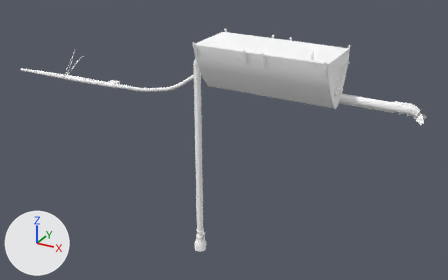
Before and after pictures for a commit that changed the Blender file AirCrane/Models/Water-System/water-system.blend.
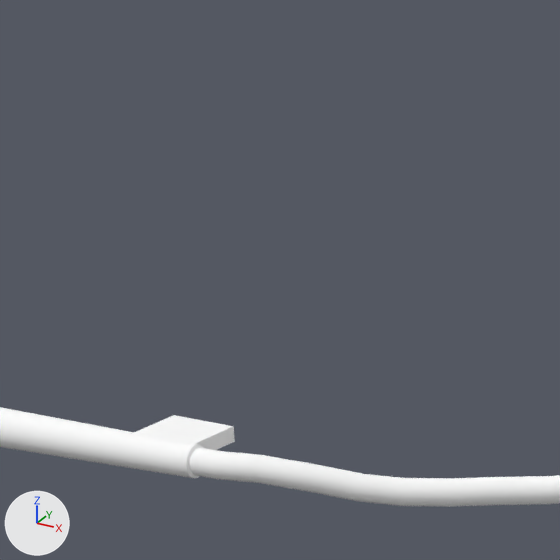
Each version appears first whole from a camera (50 mm lens) standing at (5.76, -17.78, 4.13) and looking at (-4.16, 0.25, -4.88), and next in a close-up on the part from 20% to 36% of the width and 9% to 35% of the height. Lighting does not change. The marker at lower left points along +X, +Y and +Z.

The first close-up shows 'watercannon', 'watercannonframe', 'watercannonhose'.
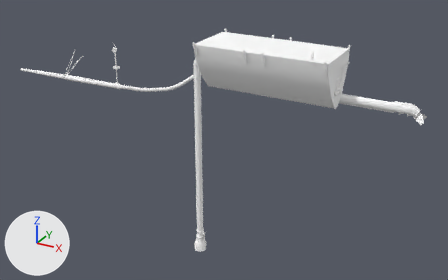
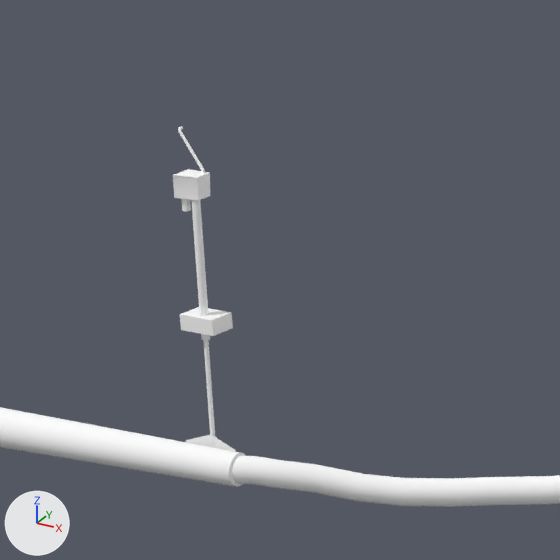
Commit message: More water delivery system control panel features, model watercannon hydraulics.

Where the change shows, as pixel boxes (x1, y1, x2, y2) in the close-ups (560 x 560 px; the box of a moved part takes in the faces that stretch with it):
'watercannonhose', reshaped
    before: (186, 444, 560, 507)
    after: (229, 453, 560, 507)
'watercannon', reshaped
    before: (0, 407, 197, 478)
    after: (0, 407, 243, 487)
'watercannonframe', reshaped
    before: (134, 415, 235, 450)
    after: (180, 199, 233, 340)
'controlboxcannon', added
    after: (173, 169, 211, 201)
'watercannonhydrolic', added
    after: (203, 340, 217, 444)
'cablesfss', reshaped (not visible before)
    after: (178, 126, 205, 173)
part 2 of me_watercannonframe, added
    after: (191, 200, 210, 340)
part 3 of me_watercannonframe, added
    after: (181, 199, 191, 211)
part 4 of me_watercannonframe, deleted
    before: (134, 415, 235, 450)
part 5 of me_watercannonframe, added
    after: (180, 307, 233, 336)
part 6 of me_watercannonhose, moved or reshaped
    before: (256, 455, 314, 492)
    after: (277, 460, 314, 492)
part 7 of me_watercannonhose, moved or reshaped
    before: (190, 448, 260, 483)
    after: (232, 456, 281, 488)
part 8 of me_watercannonhose, moved or reshaped
    before: (186, 444, 204, 478)
    after: (229, 453, 246, 487)

Edits to the bpy script that builds the scene:
```text
Change me_watercannon:
    used by ob_watercannon; location = (-10.706, -1.333, -2.98); rotation_euler = (1.571, 0.0, 0.0), in degrees (90, 0, 0)
    remove me_watercannon.from_pydata(...)  # 289 vertices, 288 faces; spans x -1.47..2.97, y -0.09..0.11, z -0.16..0.08
    add me_watercannon.from_pydata(...)  # 294 vertices, 289 faces; spans x -1.47..3.22, y -0.09..0.13, z -0.16..0.08
    me_watercannon part 1: 68 vertices moved from x 1.29..2.97, y -0.09..0.1, z -0.16..0.0 to x 1.54..3.22, y -0.09..0.1, z -0.16..0.0; 5 vertices added at x 2.86..3.15, y 0.0..0.13, z -0.15..-0.14
Change me_watercannonframe:
    used by ob_watercannonframe; location = (-9.855, -1.184, -2.725); rotation_euler = (1.571, 0.0, 0.0), in degrees (90, 0, 0)
    remove me_watercannonframe.from_pydata(...)  # 478 vertices, 446 faces; spans x -0.21..2.01, y -0.28..0.63, z -0.56..0.24
    add me_watercannonframe.from_pydata(...)  # 602 vertices, 511 faces; spans x -0.21..2.25, y -0.28..1.02, z -0.56..0.24
    me_watercannonframe part 2: a new loose piece, a 32-sided cylinder along y spanning x 2.136..2.177, y 0.335..1.009, z -0.032..0.009, in mat_defaultwhite (its picture is missing)
    me_watercannonframe part 3: a new loose piece, a 32-sided cylinder along y spanning x 2.079..2.119, y 0.939..1.016, z -0.032..0.009, in mat_defaultwhite (its picture is missing)
    me_watercannonframe part 4: the loose piece of 12 vertices spanning x 1.66..2.01, y -0.28..-0.21, z -0.35..0.01 is deleted
    me_watercannonframe part 5: 8 vertices added at x 2.06..2.25, y 0.38..0.45, z -0.1..0.04
Change me_watercannonhose:
    used by ob_watercannonhose; location = (-6.03, -0.406, -2.772); rotation_euler = (1.571, 0.0, 0.0), in degrees (90, 0, 0)
    remove me_watercannonhose.from_pydata(...)  # 768 vertices, 737 faces; spans x -1.71..1.36, y -0.38..0.57, z -0.66..0.93
    add me_watercannonhose.from_pydata(...)  # 768 vertices, 737 faces; spans x -1.47..1.36, y -0.38..0.57, z -0.66..0.93
    me_watercannonhose part 6: 20 of the vertices in x -1.4..-1.36, y -0.26..-0.13, z 0.73..0.85 are moved by (0.1, -0.02, -0.02)
    me_watercannonhose part 7: all 17 vertices in x -1.58..-1.57, y -0.25..-0.12, z 0.84..0.91 are moved by (0.19, 0.0, -0.02)
    me_watercannonhose part 8: all 64 vertices in x -1.71..-1.7, y -0.27..-0.11, z 0.77..0.93 are moved by (0.24, 0.0, 0.0)
Change me_cablesfss:
    used by ob_cablesfss; location = (-2.381, 0.458, -1.774); rotation_euler = (1.571, 0.0, 0.0), in degrees (90, 0, 0)
    remove me_cablesfss.from_pydata(...)  # 881 vertices, 867 faces; spans x -2.25..2.43, y -0.41..0.68, z -0.54..0.51
    add me_cablesfss.from_pydata(...)  # 967 vertices, 939 faces; spans x -5.45..2.43, y -0.41..0.68, z -0.54..1.59
    me_cablesfss part 9: a new loose piece of 86 vertices spanning x -5.45..-5.3, y 0.15..0.35, z 1.54..1.59, in mat_defaultwhite (its picture is missing)
Add me_controlboxaft_001:
    me_controlboxaft_001.from_pydata([(0.103, -0.071, -0.003), (-0.223, -0.077, -0.014), (-0.207, -0.066, -0.012), (0.089, -0.067, -0.01), (-0.223, 0.014, -0.07), (-0.222, -0.018, 0.083), (-0.222, 0.07, 0.021), (0.103, -0.02, 0.08), (0.103, 0.067, 0.019), (0.103, 0.02, -0.059), (0.089, 0.011, -0.058), (-0.207, 0.011, -0.059)], [], [(5, 6, 4, 1), (2, 3, 0, 1), (10, 11, 4, 9), (8, 9, 4, 6), (0, 7, 5, 1), (1, 4, 11, 2), (9, 0, 3, 10), (0, 9, 8, 7), (2, 11, 10, 3)])
    me_controlboxaft_001.polygons.foreach_set('use_smooth', [True] * 9)
    me_controlboxaft_001.materials.append(mat_defaultwhite)  # its picture is missing
Add ob_controlboxcannon:
    ob_controlboxcannon = bpy.data.objects.new('controlboxcannon', me_controlboxaft_001)
    ob_controlboxcannon.location = (-7.705, -1.157, -1.676)
    ob_controlboxcannon.rotation_euler = (5.264, 0.00355, 0.0244)  # degrees (302, 0.2, 1.4)
    ob_controlboxcannon.scale = (0.388, 1.0, 1.0)
Add ob_watercannonhydrolic:
    ob_watercannonhydrolic = bpy.data.objects.new('watercannonhydrolic', me_watercannonframe_002)  # 129 vertices, 99 faces; spans x 2.142..2.172, y -0.165..0.705, z -0.023..0.008; in mat_defaultwhite (its picture is missing)
    ob_watercannonhydrolic.location = (-9.855, -1.184, -2.725)
    ob_watercannonhydrolic.rotation_euler = (1.571, 0.0, 0.0)  # degrees (90, 0, 0)
```
